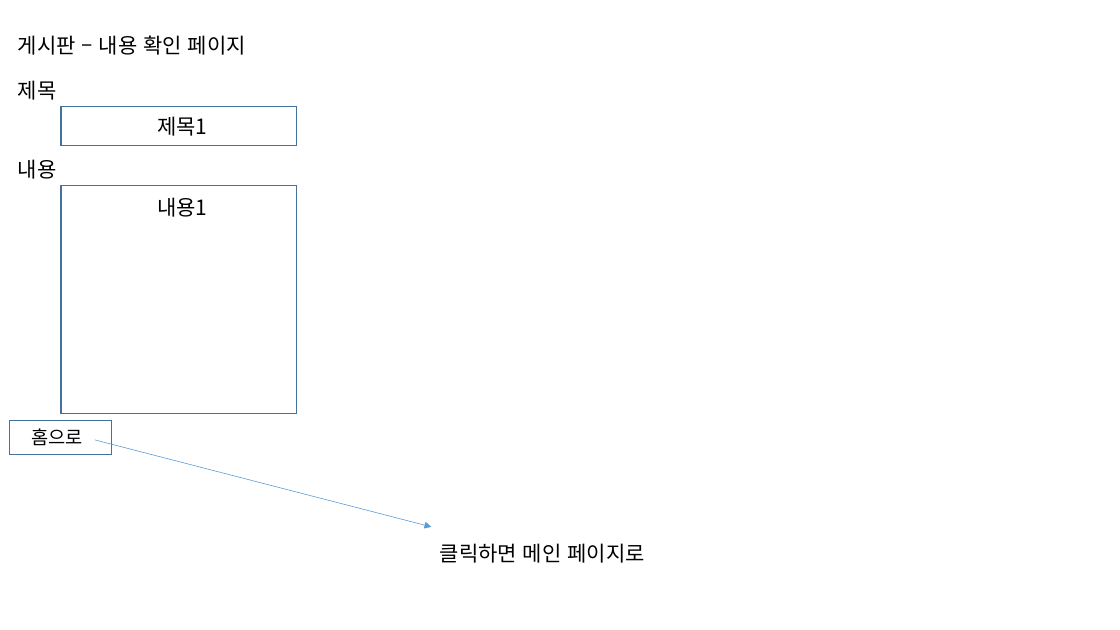
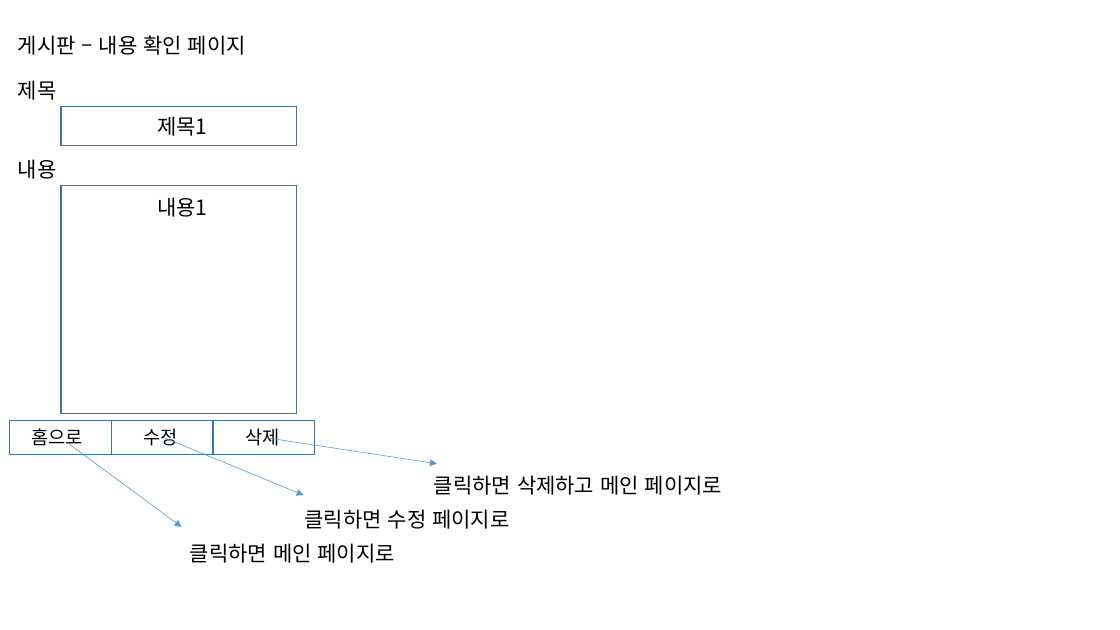
Before and after one commit to park198909/java_spring_study, a slide deck: slide 3 of 6. 서버프로그램구현/단순 게시판 작성.pptx. Drawn at 1120x630 pixels with LibreOffice and Linux fonts; fonts in the diff are those of the drawing. Boxes give left, top, right and bottom in pixels: in the first picture for what was removed or moved away, otherwise in the second. Text is boxed around its words. In the diff, an @@ line names an element or a change of style, - is before the commit and + after.

```diff
--- a/6. 서버프로그램구현/단순 게시판 작성.pptx
+++ b/6. 서버프로그램구현/단순 게시판 작성.pptx
@@ arrow moved from (95, 440) - (432, 527) to (69, 444) - (181, 527) @@
@@ rectangle added at <box>112,421,213,455</box>, outline #43739E 1 pt @@
@@ text added at <box>144,428,178,446</box>, 16 pt, text #000000 @@
+수정
@@ arrow added from (164, 438) to (303, 495), #5B9BD5 0.5 pt @@
@@ rectangle added at <box>213,421,315,455</box>, outline #43739E 1 pt @@
@@ text added at <box>246,428,280,446</box>, 16 pt, text #000000 @@
+삭제
@@ arrow added from (266, 438) to (437, 464), #5B9BD5 0.5 pt @@
@@ text added at <box>434,475,722,495</box>, 18 pt, text #000000 @@
+클릭하면 삭제하고 메인 페이지로
@@ text added at <box>305,509,509,529</box>, 18 pt, text #000000 @@
+클릭하면 수정 페이지로
@@ text "클릭하면 메인 페이지로": place and size @@
-text "클릭하면 메인 페이지로" at <box>440,543,644,563</box>
+text "클릭하면 메인 페이지로" at <box>190,543,395,563</box>
```
Also in this commit, not shown: 19 other files.
